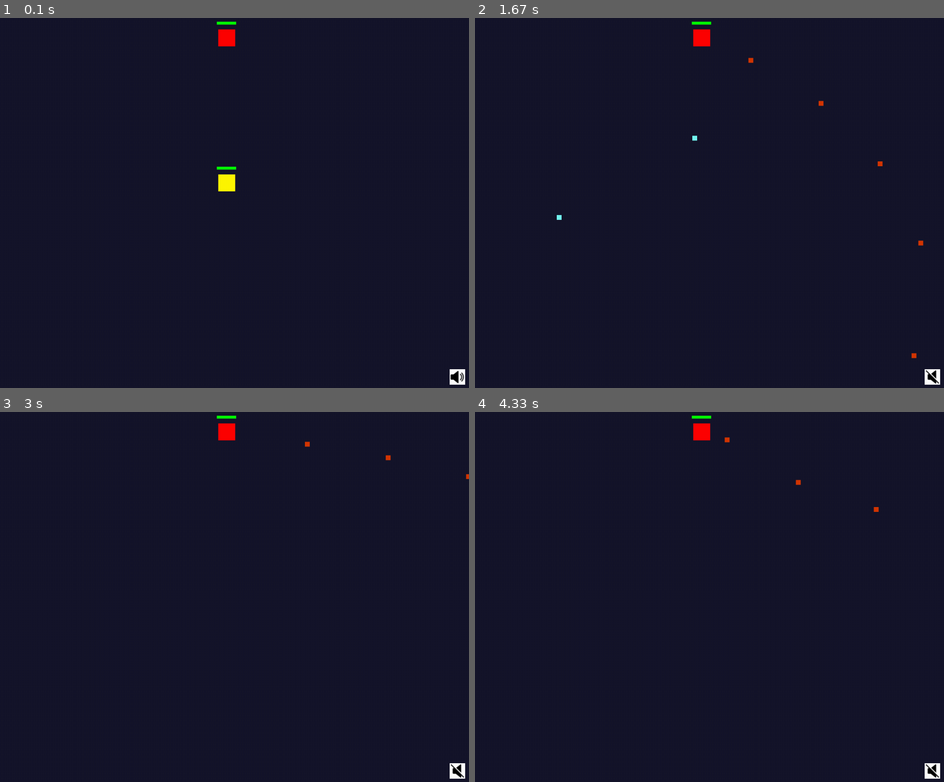
Above: before the commit, frames 1-4 (two rows, left to right).
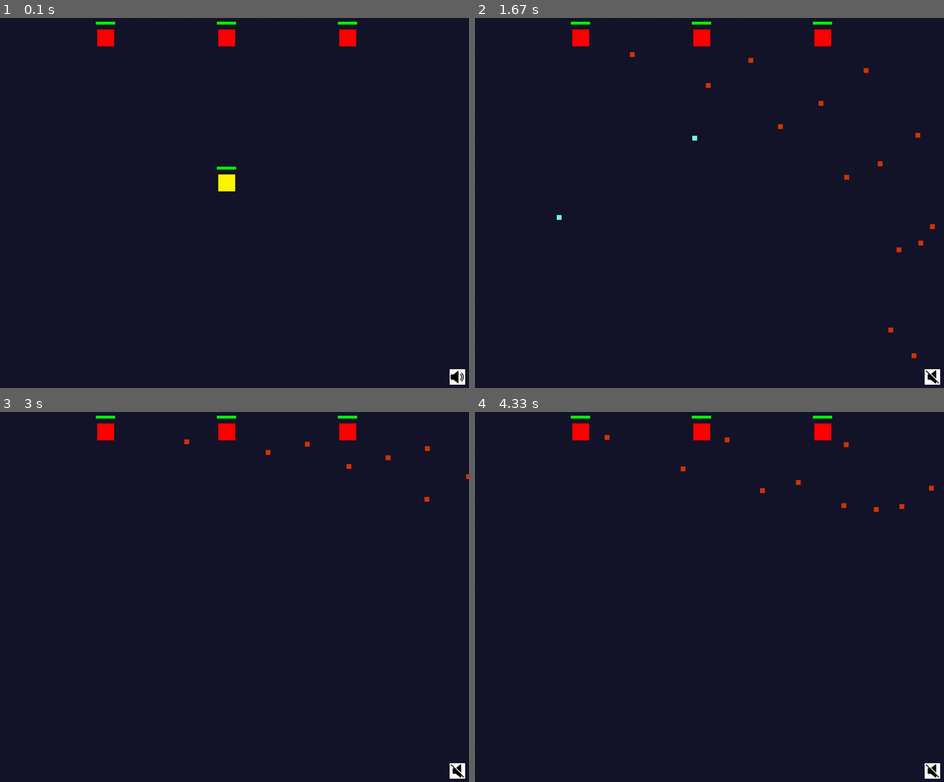
Above: after the commit, the same moments.

Repository: LuizBudeu/Pygame
Game: pygame game, started from BulletHell/main.py
The game is run twice, just before and just after one commit, with the same random seed, the same clock (stepped at 60 frames per second) and the same inputs.
Inputs (mouse positions are in pixels of both pictures, inside the frame that each line leads up to):
- Up to frame 1 (0.1 s): no input
- Up to frame 2 (1.67 s): hold Space 0.33-0.8 s; hold D 0.33-0.8 s; move the mouse to (681, 199) at 0.37 s; hold M 0.83-1.3 s; hold D 0.83-1.3 s; move the mouse to (859, 173) at 0.87 s; hold D from 1.33 s (still down); move the mouse to (587, 184) at 1.37 s
- Up to frame 3 (3 s): release D at 1.8 s; hold W 1.83-2.13 s; move the mouse to (75, 515) at 1.87 s; hold D 2.17-2.63 s; move the mouse to (300, 434) at 2.2 s; hold A from 2.67 s (still down); move the mouse to (281, 611) at 2.7 s
- Up to frame 4 (4.33 s): release A at 3.2 s; hold S 3.23-3.53 s; move the mouse to (709, 437) at 3.27 s; hold A 3.57-3.97 s; move the mouse to (526, 563) at 3.6 s; hold W from 4 s (still down); move the mouse to (709, 619) at 4.03 s

The runs differ from the first frame. In frame 1, 0.4% of the frame differs, in the area x 20-77%, y 1-8%; in frame 2, 0.6%, in the area x 20-99%, y 1-86%; in frame 3, 0.5%; in frame 4, 0.5%.

Commit message:
adding more enemies

Diff:
--- a/BulletHell/game.py
+++ b/BulletHell/game.py
@@ -79,7 +79,8 @@
                     self.player.shoot(self.entities, self.sounds['bullet']['sound'])
 
                 if event.type == self.enemy_bullet_ready:
-                    self.enemy.shoot(self.entities, self.player)
+                    for enemy in self.get_entities_from_name("enemy"):
+                        enemy.shoot(self.entities, self.player)
 
                 if event.type == self.player_dash_ready:
                     self.player.can_dash = True
@@ -94,12 +95,13 @@
         self.player = Player(WINDOW_SIZE[0]/2, WINDOW_SIZE[1]/2, 35, 35, YELLOW, 'player', max_health=100)
         self.player.set_center_position((WINDOW_SIZE[0]/2, WINDOW_SIZE[1]/2))
 
-        self.enemy = Enemy(WINDOW_SIZE[0]/2, WINDOW_SIZE[1]/2, 35, 35, RED, 'enemy', max_health=100)
-        self.enemy.set_center_position((WINDOW_SIZE[0]/2, WINDOW_SIZE[1]/2 - 300))
+        enemies = [Enemy(0, 0, 35, 35, RED, 'enemy', max_health=100) for i in range(3)]
 
         self.entities = {}
         self.add_entity(self.player)
-        self.add_entity(self.enemy)
+        for i, enemy in enumerate(enemies):
+            enemy.set_center_position((WINDOW_SIZE[0]/4*(i+1), WINDOW_SIZE[1]/2 - 300))
+            self.add_entity(enemy)
 
         self.muted = False
 
@@ -113,7 +115,8 @@
         pygame.time.set_timer(self.player_bullet_ready, self.player.fire_rate)
 
         self.enemy_bullet_ready = pygame.USEREVENT + 1
-        pygame.time.set_timer(self.enemy_bullet_ready, self.enemy.fire_rate)
+
+        pygame.time.set_timer(self.enemy_bullet_ready, 250) # TODO?
 
         self.player_dash_ready = pygame.USEREVENT + 2
         pygame.time.set_timer(self.player_dash_ready, 0)
@@ -131,10 +134,6 @@
         self.cleanup()
 
     def handle_player(self):
-        # Death handling
-        """ if not self.player.alive() and not self.player.intangible:
-            self.sounds['explosion']['sound'].play()
-            self.player.die() """
 
         # Dash handling
         if self.player.dashing:
@@ -164,10 +163,6 @@
 
     def handle_enemies(self):
         for enemy in self.get_entities_from_name('enemy'):
-                # Death handling
-                """ if not enemy.alive():
-                    self.sounds['explosion']['sound'].play()
-                    enemy.name = 'to_be_deleted' """
 
                 # Hit detection
                 for bullet in self.get_entities_from_name('player_bullet'):
